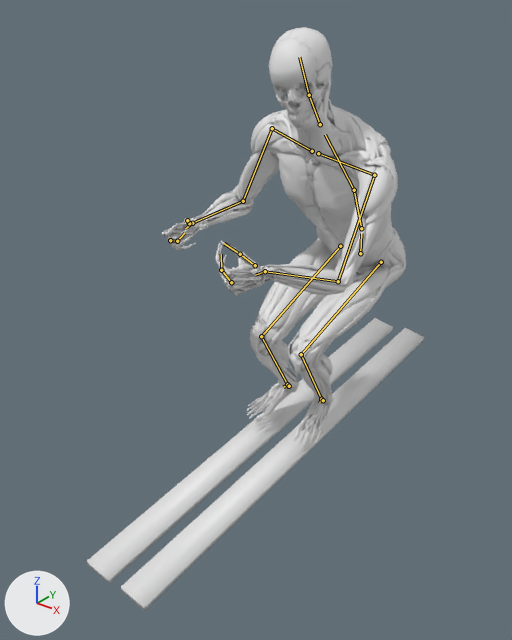
The glTF model public/models/anatomy.glb: old version first, new version second.
One viewpoint serves both versions: a 50 mm lens placed at (1.2, -1.91, 1.55), pointed at (-0.02, -0.39, 0.61). The lights are fixed; the arrows at lower left show +X, +Y and +Z. The picture after the commit comes second. Both versions are drawn at frame 1 of the action 'dolphin-turns/dynamic'; the numbers are the values there. The bones that bend it are drawn over the model as lines.
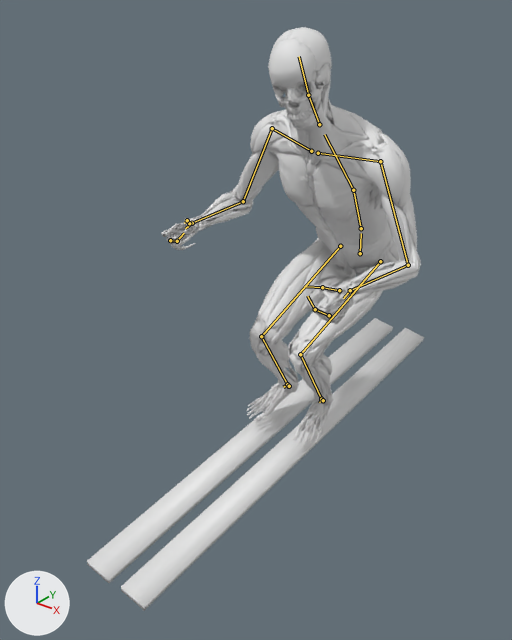
Location of each change, (x1, y1, x2, y2) in pixels of the pictures (512 x 640 px):
'Mesh_55', posed (6% wider): before (163, 85, 406, 438); after (163, 85, 421, 438)
'Mesh_0', posed: before (162, 27, 394, 446); after (161, 27, 398, 446)
'Mesh_76', posed: before (321, 99, 388, 162); after (328, 98, 385, 149)
'Mesh_9', posed: before (336, 194, 363, 273); after (379, 189, 406, 261)
'Mesh_7', posed (47% wider): before (343, 156, 376, 214); after (345, 146, 394, 203)
'Mesh_21', posed (10% narrower, 52% taller): before (218, 251, 322, 283); after (307, 259, 400, 308)
'Mesh_78', posed: before (354, 216, 383, 276); after (401, 196, 417, 250)
'Mesh_18', posed (9% wider, 7% taller): before (297, 204, 342, 260); after (296, 204, 345, 264)
'Mesh_58', posed: before (288, 258, 384, 365); after (288, 257, 384, 365)
'Mesh_81', posed: before (257, 282, 279, 332); after (257, 265, 289, 331)
bone 'scapula.L', root to tip: before (318, 153) to (374, 175); after (318, 153) to (380, 161)
bone 'upper_arm.L', root to tip: before (374, 175) to (338, 281); after (380, 161) to (408, 265)
bone 'forearm.L', root to tip: before (338, 281) to (265, 271); after (408, 265) to (350, 290)
bone 'hand.L', root to tip: before (265, 271) to (255, 275); after (350, 290) to (343, 298)

The change in detail:
Bone 'scapula.L' (bone_scapula_l) turns from (-1, 1, -19) to (0, 0, -6) degrees about its own x, y and z.
Bone 'upper_arm.L' (bone_upper_arm_l) turns from (-61, -22, -30) to (-28, -7, -25) degrees about its own x, y and z.
Bone 'forearm.L' (bone_forearm_l) turns from (-60, -21, -8) to (-81, -28, -5) degrees about its own x, y and z.
Bone 'hand.L' (bone_hand_l) turns from (86, 65, 68) to (110, 63, 89) degrees about its own x, y and z.
